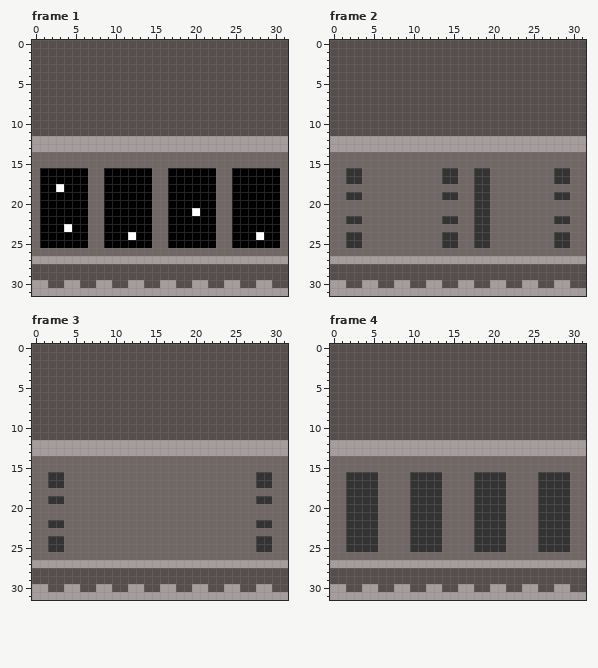
Pixel-art file: assets/art/map32x32.aseprite. The picture above was drawn from the file before the commit.
32x32 pixels, 20 frames. Colours within 5 levels of each other are drawn and written as one. Shown: frame 1, frame 2, frame 3, frame 4. The commit also changed other frames, which this record leaves out.
Now the later version:
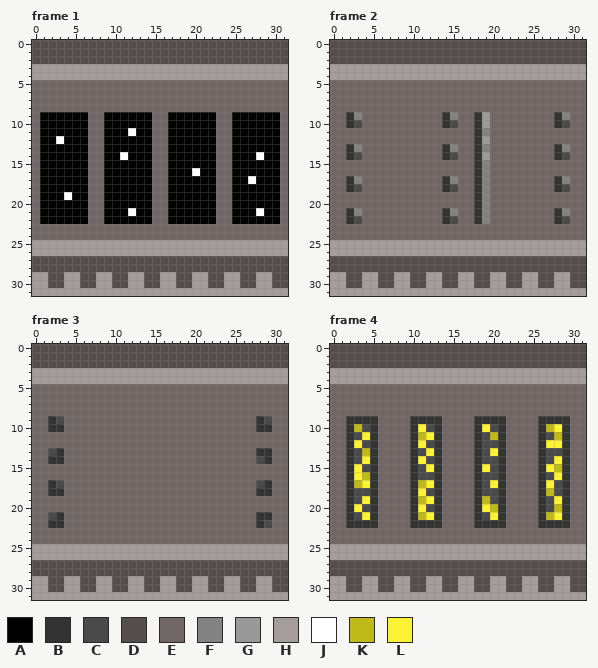
Palette (. is transparent): A #000000  B #333333  C #4a4a4a  D #554e4c  E #716765  F #828282  G #999999  H #a49d9c  J #ffffff  K #c1b918  L #fbf236
Change:
layer "Layer 2" added
Changed rows in their new state; - is an unchanged pixel.
Frame 1, layer "Layer 1":
first column x 0:
 3 HHHHHHHHHHHHHHHHHHHHHHHHHHHHHHHH
 4 HHHHHHHHHHHHHHHHHHHHHHHHHHHHHHHH
 5 EEEEEEEEEEEEEEEEEEEEEEEEEEEEEEEE
 6 EEEEEEEEEEEEEEEEEEEEEEEEEEEEEEEE
 7 EEEEEEEEEEEEEEEEEEEEEEEEEEEEEEEE
 8 EEEEEEEEEEEEEEEEEEEEEEEEEEEEEEEE
 9 EAAAAAAEEAAAAAAEEAAAAAAEEAAAAAAE
10 EAAAAAAEEAAAAAAEEAAAAAAEEAAAAAAE
11 EAAAAAAEEAAAJAAEEAAAAAAEEAAAAAAE
12 EAAJAAAEEAAAAAAEEAAAAAAEEAAAAAAE
13 EAAAAAAEEAAAAAAEEAAAAAAEEAAAAAAE
14 -AAAAAA--AAJAAA--AAAAAA--AAAJAA-
15 -AAAAAA--AAAAAA--AAAAAA--AAAAAA-
16 --------------------J-----------
17 ---------------------------J----
18 ---A----------------------------
19 ----J---------------------------
21 ------------J-------A-------J---
23 -EEEEEE--EEEEEE--EEEEEE--EEEEEE-
24 -EEEEEE--EEEEEE--EEEEEE--EEEEEE-
25 HHHHHHHHHHHHHHHHHHHHHHHHHHHHHHHH
26 HHHHHHHHHHHHHHHHHHHHHHHHHHHHHHHH
27 DDDDDDDDDDDDDDDDDDDDDDDDDDDDDDDD
29 HH--HH--HH--HH--HH--HH--HH--HH--
Frame 2, layers "Layer 2", "Layer 1":
first column x 0:
 3 HHHHHHHHHHHHHHHHHHHHHHHHHHHHHHHH
 4 HHHHHHHHHHHHHHHHHHHHHHHHHHHHHHHH
 5 EEEEEEEEEEEEEEEEEEEEEEEEEEEEEEEE
 6 EEEEEEEEEEEEEEEEEEEEEEEEEEEEEEEE
 7 EEEEEEEEEEEEEEEEEEEEEEEEEEEEEEEE
 8 EEEEEEEEEEEEEEEEEEEEEEEEEEEEEEEE
 9 EEBFEEEEEEEEEEBFEEBGEEEEEEEEBFEE
10 EEBCEEEEEEEEEEBCEEBGEEEEEEEEBCEE
11 EEEEEEEEEEEEEEEEEEBFEEEEEEEEEEEE
12 EEEEEEEEEEEEEEEEEEBGEEEEEEEEEEEE
13 EEBFEEEEEEEEEEBFEEBFEEEEEEEEBFEE
14 --BC----------BC--BG--------BC--
15 ------------------BF------------
16 --EE----------EE---F--------EE--
17 ---F-----------F---F---------F--
18 --BC----------BC---F--------BC--
19 --EE----------EE---F--------EE--
20 -------------------F------------
21 --BF----------BF---F--------BF--
22 ---C-----------C---F---------C--
23 ------------------EE------------
24 --EE----------EE--EE--------EE--
25 HHHHHHHHHHHHHHHHHHHHHHHHHHHHHHHH
26 HHHHHHHHHHHHHHHHHHHHHHHHHHHHHHHH
27 DDDDDDDDDDDDDDDDDDDDDDDDDDDDDDDD
29 HH--HH--HH--HH--HH--HH--HH--HH--
Frame 3, layers "Layer 2", "Layer 1":
first column x 0:
 3 HHHHHHHHHHHHHHHHHHHHHHHHHHHHHHHH
 4 HHHHHHHHHHHHHHHHHHHHHHHHHHHHHHHH
 5 EEEEEEEEEEEEEEEEEEEEEEEEEEEEEEEE
 6 EEEEEEEEEEEEEEEEEEEEEEEEEEEEEEEE
 7 EEEEEEEEEEEEEEEEEEEEEEEEEEEEEEEE
 8 EEEEEEEEEEEEEEEEEEEEEEEEEEEEEEEE
 9 EEBCEEEEEEEEEEEEEEEEEEEEEEEEBCEE
10 EEBBEEEEEEEEEEEEEEEEEEEEEEEEBBEE
11 EEEEEEEEEEEEEEEEEEEEEEEEEEEEEEEE
12 EEEEEEEEEEEEEEEEEEEEEEEEEEEEEEEE
13 EECBEEEEEEEEEEEEEEEEEEEEEEEEBBEE
14 --BB------------------------CB--
16 --EE------------------------EE--
17 ---C------------------------C---
18 --BB------------------------BB--
19 --EE------------------------EE--
21 --CB------------------------BB--
22 -----------------------------C--
24 --EE------------------------EE--
25 HHHHHHHHHHHHHHHHHHHHHHHHHHHHHHHH
26 HHHHHHHHHHHHHHHHHHHHHHHHHHHHHHHH
27 DDDDDDDDDDDDDDDDDDDDDDDDDDDDDDDD
29 HH--HH--HH--HH--HH--HH--HH--HH--
Frame 4, layers "Layer 2", "Layer 1":
first column x 0:
 3 HHHHHHHHHHHHHHHHHHHHHHHHHHHHHHHH
 4 HHHHHHHHHHHHHHHHHHHHHHHHHHHHHHHH
 5 EEEEEEEEEEEEEEEEEEEEEEEEEEEEEEEE
 6 EEEEEEEEEEEEEEEEEEEEEEEEEEEEEEEE
 7 EEEEEEEEEEEEEEEEEEEEEEEEEEEEEEEE
 8 EEEEEEEEEEEEEEEEEEEEEEEEEEEEEEEE
 9 EEBBBBEEEEBBBBEEEEBBBBEEEEBBBBEE
10 EEBKCBEEEEBLCBEEEEBLCBEEEEBKLBEE
11 EEBCLBEEEEBKLBEEEEBCKBEEEEBCKBEE
12 EEBLCBEEEEBLCBEEEEBCCBEEEEBLLBEE
13 EEBCKBEEEEBCLBEEEEBCLBEEEEBCCBEE
14 --BCLB----BLCB----BCCB----BCLB--
15 --BLCB----BCLB----BLCB----BLKB--
16 ---LK------CC------CC------CL---
17 ---KL------KL------CL------LC---
18 ---CC------LC------CC------KC---
19 ---CL------KL------KC------CL---
20 ---LC------LC------LK------CK---
21 ---CL------KL------CL------KL---
23 --EEEE----EEEE----EEEE----EEEE--
24 --EEEE----EEEE----EEEE----EEEE--
25 HHHHHHHHHHHHHHHHHHHHHHHHHHHHHHHH
26 HHHHHHHHHHHHHHHHHHHHHHHHHHHHHHHH
27 DDDDDDDDDDDDDDDDDDDDDDDDDDDDDDDD
29 HH--HH--HH--HH--HH--HH--HH--HH--
